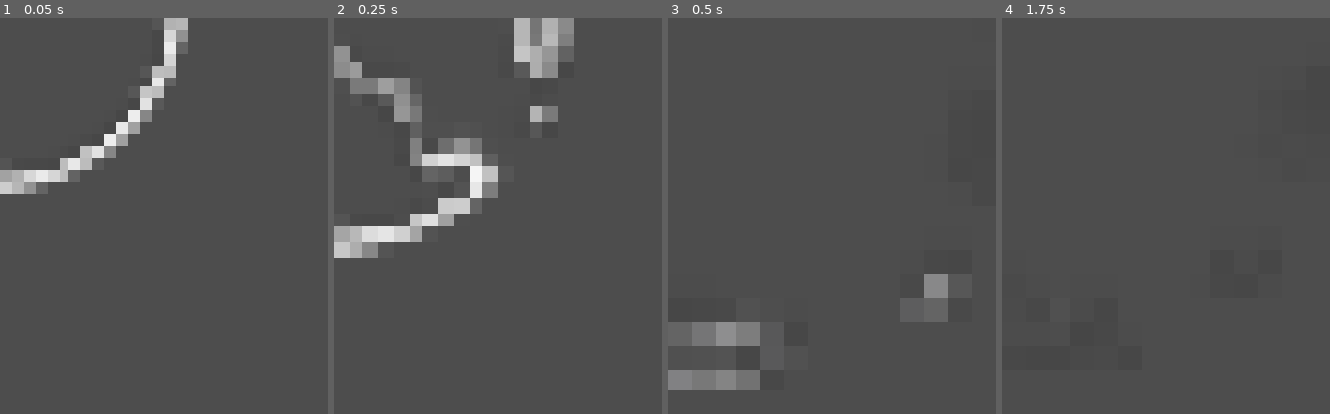
Above: before the commit, frames 1-4 (left to right).
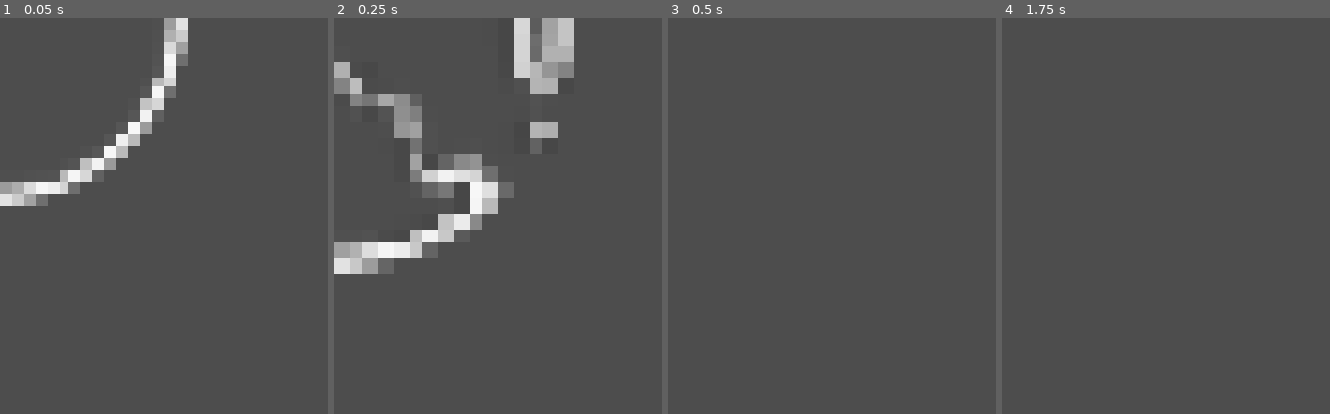
Above: after the commit, the same moments.

Repository: bcrandall0520/BubbleBois
Game: Godot game, scene res://assets/bubble/bubble_pop.tscn
The game is run twice, just before and just after one commit, with the same random seed, the same clock (stepped at 60 frames per second) and the same inputs. This scene is started directly instead of the project's main scene.
Inputs (mouse positions are in pixels of both pictures, inside the frame that each line leads up to):
- Up to frame 1 (0.05 s): no input
- Up to frame 2 (0.25 s): no input
- Up to frame 3 (0.5 s): no input
- Up to frame 4 (1.75 s): tap Enter at 0.5 s; move the mouse to (outside the picture) at 0.52 s; hold Down (player_1_fast_fall) 0.53-1.28 s; hold Right (player_1_right) from 0.53 s (still down); click (outside the picture) at 0.67 s; tap Up (player_1_jump) at 0.77, 1.52 s; tap Space at 1.25 s; move the mouse to (outside the picture) at 1.27 s; tap A (player_2_left) at 1.35 s

The runs differ from the first frame. In frame 1, 5.2% of the frame differs, in the area x 0-58%, y 0-48%; in frame 2, 12%, in the area x 0-74%, y 0-65%; in frame 3, 3.1%; in frame 4, less than 0.1%.

Commit message:
Bubble pop fade and simplify ship hitbox

Diff:
--- a/assets/bubble/bubble_pop.tscn
+++ b/assets/bubble/bubble_pop.tscn
@@ -3,9 +3,47 @@
 [ext_resource type="Texture2D" uid="uid://bts6chldomh2j" path="res://assets/bubble/bubble_sprite_sheet.png" id="1_x8a0a"]
 [ext_resource type="Script" path="res://assets/bubble/bubble_pop.gd" id="2_8btlq"]
 
+[sub_resource type="Animation" id="Animation_hj3vs"]
+length = 0.001
+tracks/0/type = "value"
+tracks/0/imported = false
+tracks/0/enabled = true
+tracks/0/path = NodePath(".:frame")
+tracks/0/interp = 1
+tracks/0/loop_wrap = true
+tracks/0/keys = {
+"times": PackedFloat32Array(0),
+"transitions": PackedFloat32Array(1),
+"update": 1,
+"values": [0]
+}
+tracks/1/type = "value"
+tracks/1/imported = false
+tracks/1/enabled = true
+tracks/1/path = NodePath(".:visible")
+tracks/1/interp = 1
+tracks/1/loop_wrap = true
+tracks/1/keys = {
+"times": PackedFloat32Array(0),
+"transitions": PackedFloat32Array(1),
+"update": 1,
+"values": [true]
+}
+tracks/2/type = "value"
+tracks/2/imported = false
+tracks/2/enabled = true
+tracks/2/path = NodePath(".:scaleCont")
+tracks/2/interp = 1
+tracks/2/loop_wrap = true
+tracks/2/keys = {
+"times": PackedFloat32Array(0),
+"transitions": PackedFloat32Array(1),
+"update": 1,
+"values": [null]
+}
+
 [sub_resource type="Animation" id="Animation_1sw4x"]
 resource_name = "pop"
-length = 0.6
 tracks/0/type = "value"
 tracks/0/imported = false
 tracks/0/enabled = true
@@ -30,32 +68,17 @@
 "update": 1,
 "values": [Vector2(7, 7), Vector2(9, 9), Vector2(14, 14)]
 }
-
-[sub_resource type="Animation" id="Animation_hj3vs"]
-length = 0.001
-tracks/0/type = "value"
-tracks/0/imported = false
-tracks/0/enabled = true
-tracks/0/path = NodePath(".:frame")
-tracks/0/interp = 1
-tracks/0/loop_wrap = true
-tracks/0/keys = {
-"times": PackedFloat32Array(0),
-"transitions": PackedFloat32Array(1),
-"update": 1,
-"values": [0]
-}
-tracks/1/type = "value"
-tracks/1/imported = false
-tracks/1/enabled = true
-tracks/1/path = NodePath(".:scale")
-tracks/1/interp = 1
-tracks/1/loop_wrap = true
-tracks/1/keys = {
-"times": PackedFloat32Array(0),
-"transitions": PackedFloat32Array(1),
+tracks/2/type = "value"
+tracks/2/imported = false
+tracks/2/enabled = true
+tracks/2/path = NodePath(".:visible")
+tracks/2/interp = 1
+tracks/2/loop_wrap = true
+tracks/2/keys = {
+"times": PackedFloat32Array(0, 0.8),
+"transitions": PackedFloat32Array(1, 1.51572),
 "update": 0,
-"values": [Vector2(1, 1)]
+"values": [true, false]
 }
 
 [sub_resource type="AnimationLibrary" id="AnimationLibrary_e3qq4"]
@@ -66,8 +89,9 @@
 
 [node name="BubblePop" type="Sprite2D"]
 texture_filter = 1
+scale = Vector2(14, 14)
 texture = ExtResource("1_x8a0a")
-hframes = 6
+hframes = 7
 script = ExtResource("2_8btlq")
 
 [node name="BubblePopAnimation" type="AnimationPlayer" parent="."]
--- a/components/enemy/Fish.tscn
+++ b/components/enemy/Fish.tscn
@@ -41,9 +41,6 @@
 "RESET": SubResource("Animation_wu23n")
 }
 
-[sub_resource type="CircleShape2D" id="CircleShape2D_yp8m6"]
-radius = 197.003
-
 [node name="Fish" type="Sprite2D" groups=["enemies"]]
 texture = ExtResource("1_2xfo8")
 hframes = 3
@@ -63,7 +60,7 @@
 collision_layer = 2
 collision_mask = 2
 
-[node name="CollisionShape2D" type="CollisionShape2D" parent="FishHitbox"]
-shape = SubResource("CircleShape2D_yp8m6")
+[node name="CollisionPolygon2D" type="CollisionPolygon2D" parent="FishHitbox"]
+polygon = PackedVector2Array(-52, -114, -120, -101, -175, -57, -190, -16, -180, 33, -145, 73, -82, 99, 18, 94, 88, 52, 154, 90, 180, 76, 191, 42, 160, -6, 192, -68, 169, -104, 127, -99, 87, -66, 14, -108)
 
 [connection signal="body_entered" from="FishHitbox" to="." method="_on_fish_hitbox_body_entered"]
--- a/components/enemy/fish.gd
+++ b/components/enemy/fish.gd
@@ -7,4 +7,4 @@
 func _on_fish_hitbox_body_entered(body: Node2D) -> void:
 	print(body)
 	if body.is_in_group("players"):
-		body.call("pop");
+		body.call("pop")
--- a/components/enemy/fly.gd
+++ b/components/enemy/fly.gd
@@ -6,4 +6,4 @@
 
 func _on_fly_hitbox_body_entered(body: Node2D) -> void:
 	if body.is_in_group("players"):
-		body.call("pop");
+		body.call("pop")
--- a/components/enemy/ship.tscn
+++ b/components/enemy/ship.tscn
@@ -73,6 +73,6 @@
 collision_mask = 2
 
 [node name="CollisionPolygon2D" type="CollisionPolygon2D" parent="ShipHitbox"]
-polygon = PackedVector2Array(-2, -187, -8, -178, -8, -148, -30, -139, -31, -139, -18, -116, -18, -115, -50, -115, -60, -147, -63, -147, -77, -69, -77, -67, -120, -63, -121, -63, -95, -41, -95, -39, -142, 29, -142, 30, -170, 35, -171, 35, -122, 171, -122, 172, 108, 171, 111, 171, 144, 141, 145, 141, 169, 66, 169, 63, 222, 26, 223, 26, 213, 15, 213, 14, 200, 22, 197, 22, 146, -35, 145, -35, 136, -82, 136, -83, 92, -93, 91, -93, 87, -134, 87, -135, 109, -140, 110, -140, 107, -157, 107, -158, 76, -162, 73, -162, 71, -117, 71, -111, 56, -115, 22, -115, 34, -132, 34, -140, 12, -148, 12, -156, 47, -163, 47, -165, -2, -188)
+polygon = PackedVector2Array(-37, -118, -63, -147, -77, -69, -120, -63, -121, -63, -95, -39, -142, 29, -142, 30, -170, 35, -171, 35, -122, 171, -122, 172, 108, 171, 144, 141, 145, 141, 169, 66, 216, 23, 197, 22, 145, -35, 136, -83, 93, -85, 77, -157, 70, -113, 26, -115, 4, -182)
 
 [connection signal="body_entered" from="ShipHitbox" to="." method="_on_ship_hitbox_body_entered"]
--- a/components/player/player.tscn
+++ b/components/player/player.tscn
@@ -217,6 +217,7 @@
 [node name="Bone-0" type="Bone2D" parent="SoftBody2D/Skeleton2D"]
 position = Vector2(2.8771, 8.81365)
 rotation = 0.865132
+scale = Vector2(1, 1)
 rest = Transform2D(0.64854, 0.761181, -0.761181, 0.64854, 2.8771, 8.81365)
 auto_calculate_length_and_angle = false
 length = 8.0
@@ -229,7 +230,7 @@
 
 [node name="Bone-1" type="Bone2D" parent="SoftBody2D/Skeleton2D"]
 position = Vector2(3, 16)
-rotation = -0.906782
+rotation = -0.906781
 rest = Transform2D(0.616283, -0.787525, 0.787525, 0.616283, 3, 16)
 auto_calculate_length_and_angle = false
 length = 8.0
@@ -243,6 +244,7 @@
 [node name="Bone-2" type="Bone2D" parent="SoftBody2D/Skeleton2D"]
 position = Vector2(2.87324, 23.3252)
 rotation = -0.874254
+scale = Vector2(1, 1)
 rest = Transform2D(0.641569, -0.767065, 0.767065, 0.641569, 2.87324, 23.3252)
 auto_calculate_length_and_angle = false
 length = 8.0
@@ -269,6 +271,7 @@
 [node name="Bone-4" type="Bone2D" parent="SoftBody2D/Skeleton2D"]
 position = Vector2(8.70711, 8.70711)
 rotation = 1.53066
+scale = Vector2(1, 1)
 rest = Transform2D(0.0401291, 0.999195, -0.999195, 0.0401291, 8.70711, 8.70711)
 auto_calculate_length_and_angle = false
 length = 8.0
@@ -296,6 +299,7 @@
 [node name="Bone-6" type="Bone2D" parent="SoftBody2D/Skeleton2D"]
 position = Vector2(8.70711, 23.2929)
 rotation = 1.55797
+scale = Vector2(1, 1)
 rest = Transform2D(0.0128291, 0.999918, -0.999918, 0.0128291, 8.70711, 23.2929)
 auto_calculate_length_and_angle = false
 length = 8.0
@@ -389,7 +393,7 @@
 
 [node name="Bone-13" type="Bone2D" parent="SoftBody2D/Skeleton2D"]
 position = Vector2(23.1864, 2.8771)
-rotation = 1.55252
+rotation = 1.55253
 rest = Transform2D(0.0182712, 0.999833, -0.999833, 0.0182712, 23.1864, 2.8771)
 auto_calculate_length_and_angle = false
 length = 8.0
@@ -402,7 +406,8 @@
 
 [node name="Bone-14" type="Bone2D" parent="SoftBody2D/Skeleton2D"]
 position = Vector2(23.2929, 8.70711)
-rotation = -1.58907
+rotation = -1.58906
+scale = Vector2(1, 1)
 rest = Transform2D(-0.0182712, -0.999833, 0.999833, -0.0182712, 23.2929, 8.70711)
 auto_calculate_length_and_angle = false
 length = 8.0
@@ -416,6 +421,7 @@
 [node name="Bone-15" type="Bone2D" parent="SoftBody2D/Skeleton2D"]
 position = Vector2(23, 16)
 rotation = 1.53066
+scale = Vector2(1, 1)
 rest = Transform2D(0.0401291, 0.999195, -0.999195, 0.0401291, 23, 16)
 auto_calculate_length_and_angle = false
 length = 8.0
@@ -429,6 +435,7 @@
 [node name="Bone-16" type="Bone2D" parent="SoftBody2D/Skeleton2D"]
 position = Vector2(23.2929, 23.2929)
 rotation = -3.10145
+scale = Vector2(1, 1)
 rest = Transform2D(-0.999195, -0.040129, 0.040129, -0.999195, 23.2929, 23.2929)
 auto_calculate_length_and_angle = false
 length = 8.0
@@ -442,7 +449,6 @@
 [node name="Bone-17" type="Bone2D" parent="SoftBody2D/Skeleton2D"]
 position = Vector2(23.2657, 29.1251)
 rotation = -0.805855
-scale = Vector2(1, 1)
 rest = Transform2D(0.692495, -0.721423, 0.721423, 0.692495, 23.2657, 29.1251)
 auto_calculate_length_and_angle = false
 length = 8.0
@@ -455,7 +461,7 @@
 
 [node name="Bone-18" type="Bone2D" parent="SoftBody2D/Skeleton2D"]
 position = Vector2(29.1264, 8.6867)
-rotation = -2.3673
+rotation = -2.36729
 rest = Transform2D(-0.714915, -0.699212, 0.699212, -0.714915, 29.1264, 8.6867)
 auto_calculate_length_and_angle = false
 length = 8.0
Binary file added: assets/bubble/BubblePoppingAnimation.png
Not shown, added: assets/bubble/BubblePoppingAnimation.png.import
Binary file added: assets/bubble/bubbleAlpha2_frame2.png
Not shown, added: assets/bubble/bubbleAlpha2_frame2.png.import
Binary file changed: assets/bubble/bubble_sprite_sheet.png
Not shown, added: assets/bubble/bubble_sprite_sheet.png.import
Not shown: 1 places in components/enemy/Fish.tscn that only renumber resources
